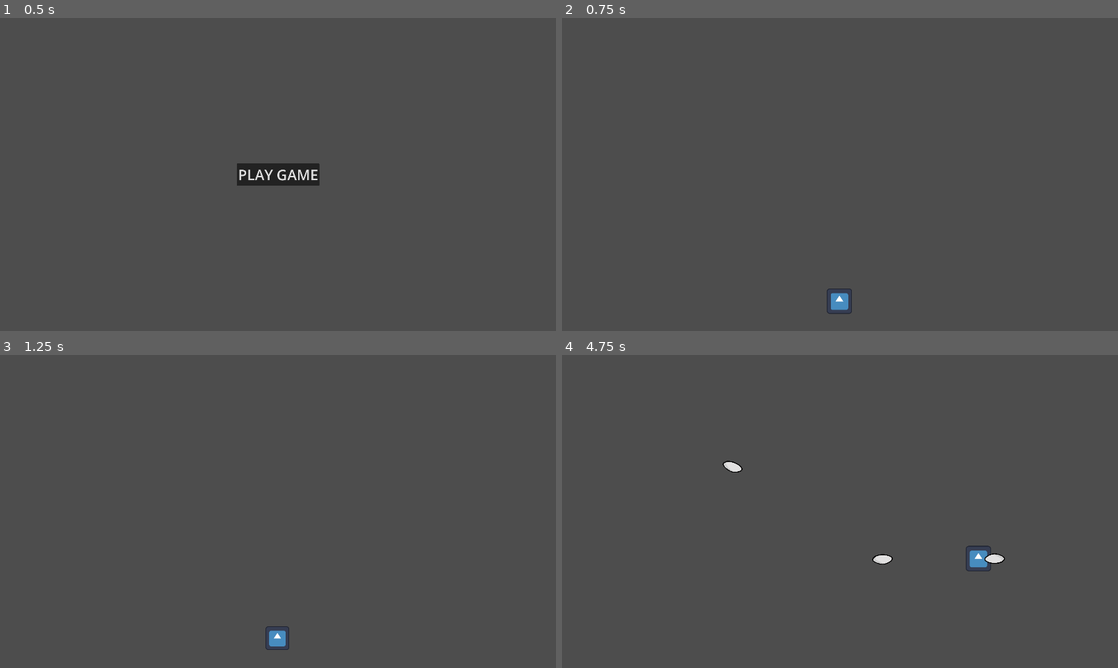
Above: before the commit, frames 1-4 (two rows, left to right).
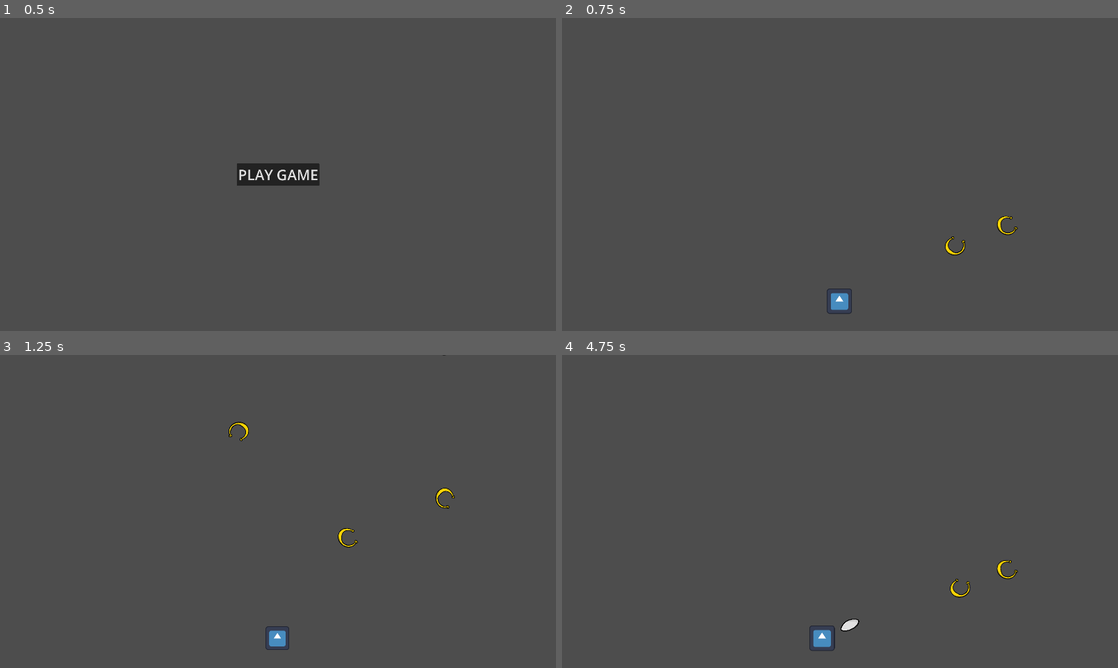
Above: after the commit, the same moments.

Repository: kaito002/bullet-hell-5
Game: Godot game, scene res://scenes/ui/main_menu.tscn
Same seed, same stepped clock (60 frames per second), same inputs: the game is played once before the commit and once after it. The engine's default icon, where the game draws it, is replaced by a stand-in: a white triangle on a blue panel in a dark square.
Inputs (mouse positions are in pixels of both pictures, inside the frame that each line leads up to):
- Up to frame 1 (0.5 s): no input
- Up to frame 2 (0.75 s): click "PLAY GAME" at 0.5 s
- Up to frame 3 (1.25 s): no input
- Up to frame 4 (4.75 s): move the mouse to (962, 495) at 1.27 s; press the mouse at (962, 495) at 1.28 s; hold D (right) 1.28-2.03 s; move the mouse to (728, 527) at 2.02 s; release the mouse at (728, 527) at 2.03 s; hold S (down) 2.03-2.78 s; click (728, 527) at 2.1 s; move the mouse to (895, 442) at 2.77 s; press the mouse at (895, 442) at 2.78 s; hold D (right) 2.78-3.53 s; move the mouse to (812, 574) at 3.52 s; release the mouse at (812, 574) at 3.53 s; hold W (up) 3.53-4.28 s; click (812, 574) at 3.6 s; move the mouse to (1006, 558) at 4.27 s; press the mouse at (1006, 558) at 4.28 s; hold A (left) from 4.28 s (still down)

Frame 1 is identical in both runs. In frame 2, 0.2% of the frame differs, in the area x 68-82%, y 63-76%; in frame 3, 0.2%; in frame 4, 1.0%, in the area x 28-82%, y 33-95%.
Error before the commit: Trying to assign value of type 'taurus_bullet.gd' to a variable of type 'bullet.gd'. (res://scenes/weapons/weapon.gd:18)

Commit message:
taurus bullet extends bullet

Diff:
--- a/scenes/enemies/taurus/taurus_bullet.gd
+++ b/scenes/enemies/taurus/taurus_bullet.gd
@@ -1,11 +1,13 @@
 class_name TaurusBullet
-extends Area2D
+extends Bullet
 
 @onready var sprite: Sprite2D = $NoseRing
-
-var direction: Vector2 = Vector2.ZERO
-var speed: float = 0
 
 func _process(delta: float) -> void:
 	sprite.rotate(2*PI * delta)
 	position += speed * direction * delta
+
+
+func _on_body_entered(body):
+	if body.is_in_group('player'):
+		body.hit()
